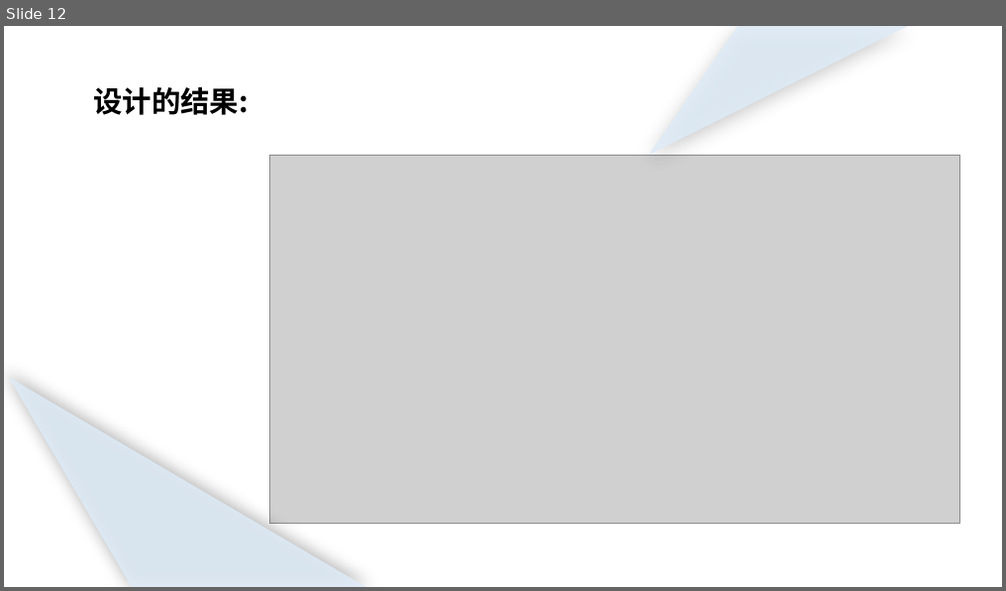
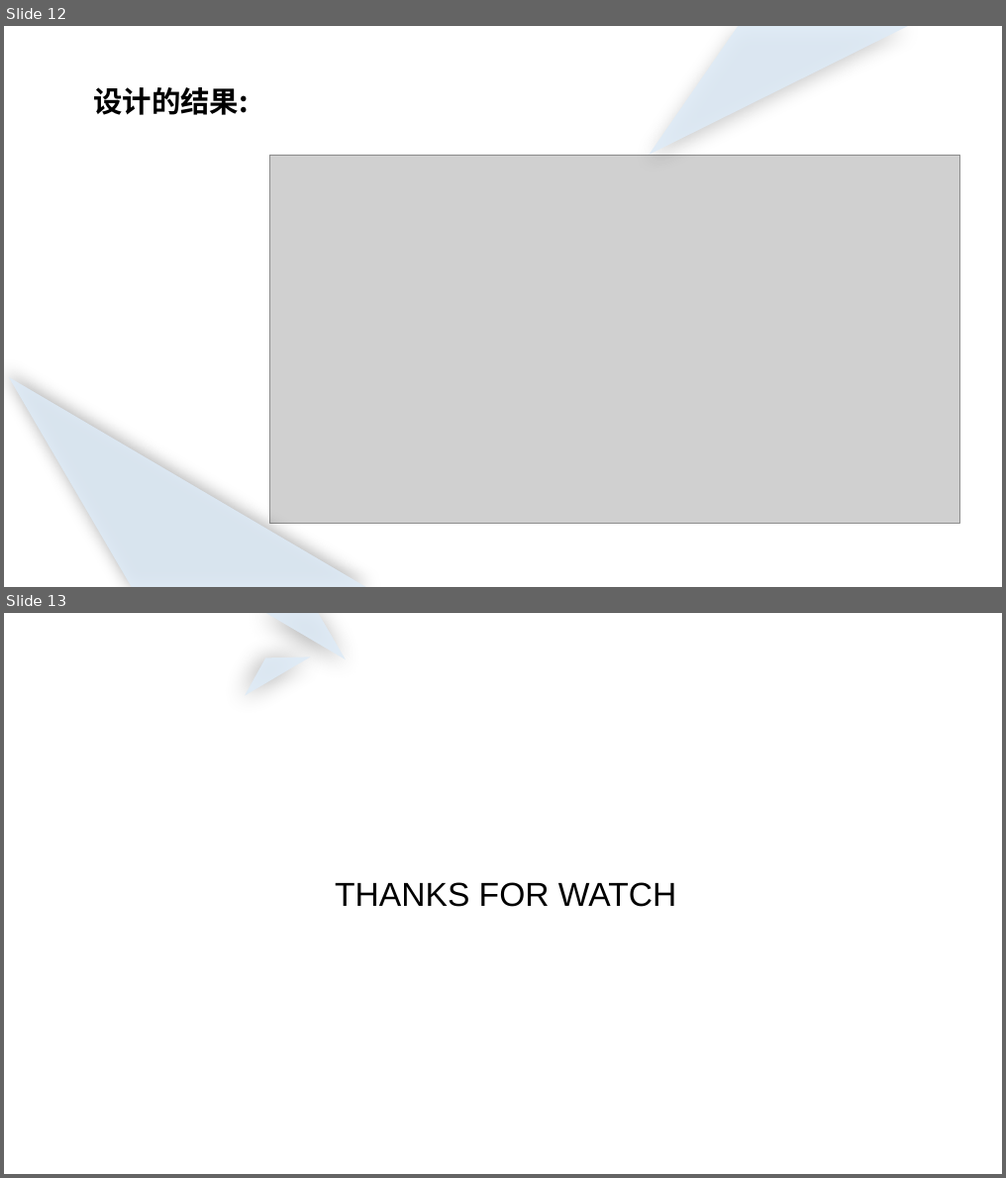
Before and after one commit to Near-Tam/sound_filed, a slide deck: 答辩.pptx. Shown one above the other, each under a label of ours: slide 12 before the commit, slides 12 and 13 after it. The pictures are 1006x591 and 1006x1178 pixels, drawn with LibreOffice and Linux fonts; fonts in the diff are those of the drawing; grey boxes stand for pictures. Boxes give left, top, right and bottom in pixels: in the first picture for what was removed or moved away, otherwise in the second. Text is boxed around its words. In the diff, an @@ line names an element or a change of style, - is before the commit and + after.

Commit message:
ppt

```diff
--- a/答辩.pptx
+++ b/答辩.pptx
@@ slide 13 added at box(4, 613, 1002, 1174), background #FFFFFF @@
@@ freeform shape added at box(245, 639, 310, 715), fill #DEEBF7 at 87% opacity @@
@@ freeform shape added at box(265, 613, 346, 660), fill #DEEBF7 at 87% opacity @@
@@ text added at box(335, 882, 677, 907), 32 pt, text #000000 @@
+THANKS FOR WATCH
```
Also in this commit, not shown: 2 slides removed.
